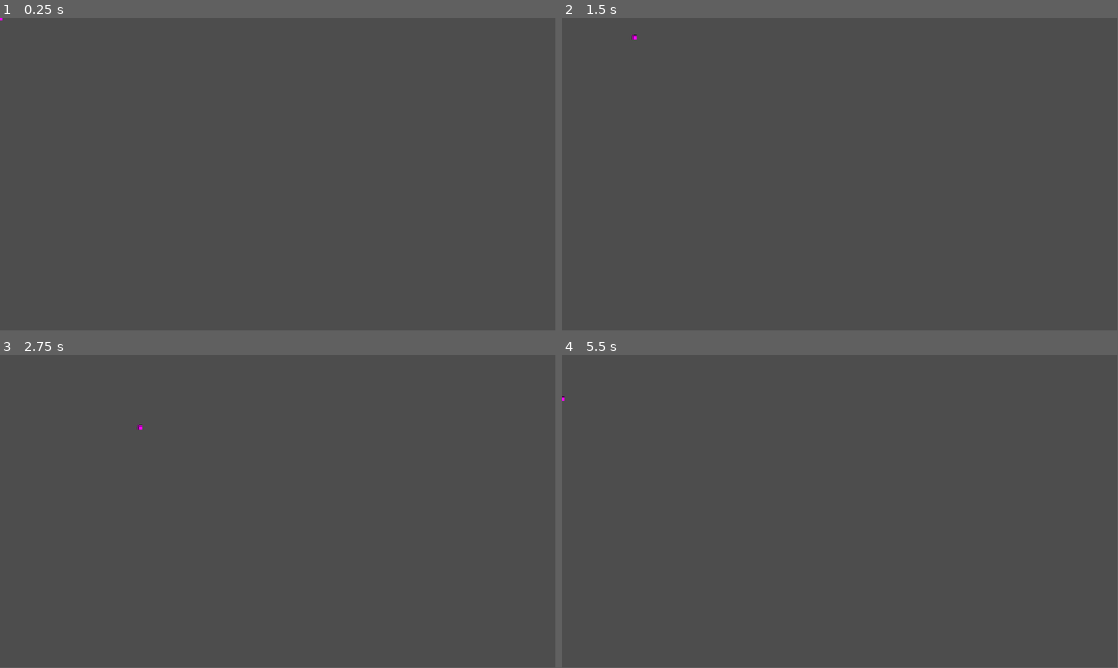
Above: before the commit, frames 1-4 (two rows, left to right).
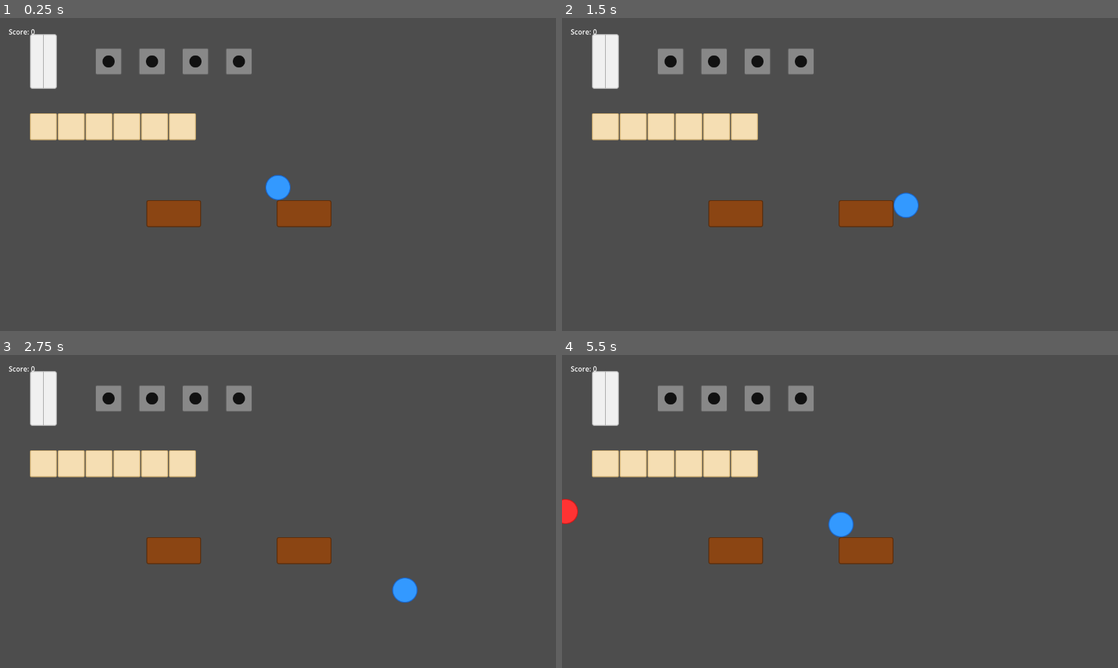
Above: after the commit, the same moments.

Repository: Grakvaloth/be-your-own-food
Game: Godot game, scene res://scenes/Main.tscn
Two runs of this game, one before a commit and one after it. Both use one fixed random seed, a clock stepped at 60 frames per second and the inputs below. Before the commit the project starts from res://game.tscn.
Inputs:
- Up to frame 1 (0.25 s): no input
- Up to frame 2 (1.5 s): tap Enter at 0.5 s; hold D (move_right, bound only after the commit) 0.53-1.28 s; tap E (interact, bound only after the commit) at 0.6, 1.35 s; hold S (move_down, bound only after the commit) from 1.28 s (still down)
- Up to frame 3 (2.75 s): release S (move_down, bound only after the commit) at 2.03 s; hold D (move_right, bound only after the commit) from 2.03 s (still down); tap E (interact, bound only after the commit) at 2.1 s
- Up to frame 4 (5.5 s): release D (move_right, bound only after the commit) at 2.78 s; hold W (move_up, bound only after the commit) 2.78-3.53 s; tap E (interact, bound only after the commit) every 0.75 s from 2.85 to 5.1 s; hold A (move_left, bound only after the commit) 3.53-5.03 s; hold S (move_down, bound only after the commit) from 5.03 s (still down)
In our replay, the window is 799x449 before the commit and 800x450 after it. These sizes can differ from the game's own. Grey fills any space a smaller window leaves; there, only what the larger window draws over its background counts as a difference.

The runs differ from the first frame. In frame 1, 6.9% of the frame differs, in the area x 0-60%, y 0-67%; in frame 2, 6.9%; in frame 3, 6.9%; in frame 4, 7.1%, in the area x 0-60%, y 3-67%.

Commit message:
Add restaurant MVP: scenes, assets, scripts and input config
- SVG placeholder graphics for all game objects
- Scene hierarchy: Main, Player, Guest, Stove, Table
- GDScript logic: WASD movement, cooking timer, guest state machine
- Score system (+10 per served guest), guest spawn every 30s
- Input actions: move_up/down/left/right + interact (E)
- Window size 1280x720, main scene set to scenes/Main.tscn

Co-Authored-By: Claude Sonnet 4.6 <noreply@anthropic.com>

Diff:
--- /dev/null
+++ b/assets/counter_1.svg
@@ -0,0 +1,3 @@
+<svg xmlns="http://www.w3.org/2000/svg" width="64" height="64">
+  <rect x="2" y="2" width="60" height="60" fill="#f5deb3" stroke="#c8a96e" stroke-width="2" rx="2"/>
+</svg>
--- /dev/null
+++ b/assets/counter_2.svg
@@ -0,0 +1,3 @@
+<svg xmlns="http://www.w3.org/2000/svg" width="64" height="64">
+  <rect x="2" y="2" width="60" height="60" fill="#f5deb3" stroke="#c8a96e" stroke-width="2" rx="2"/>
+</svg>
--- /dev/null
+++ b/assets/counter_3.svg
@@ -0,0 +1,3 @@
+<svg xmlns="http://www.w3.org/2000/svg" width="64" height="64">
+  <rect x="2" y="2" width="60" height="60" fill="#f5deb3" stroke="#c8a96e" stroke-width="2" rx="2"/>
+</svg>
--- /dev/null
+++ b/assets/counter_4.svg
@@ -0,0 +1,3 @@
+<svg xmlns="http://www.w3.org/2000/svg" width="64" height="64">
+  <rect x="2" y="2" width="60" height="60" fill="#f5deb3" stroke="#c8a96e" stroke-width="2" rx="2"/>
+</svg>
--- /dev/null
+++ b/assets/counter_5.svg
@@ -0,0 +1,3 @@
+<svg xmlns="http://www.w3.org/2000/svg" width="64" height="64">
+  <rect x="2" y="2" width="60" height="60" fill="#f5deb3" stroke="#c8a96e" stroke-width="2" rx="2"/>
+</svg>
--- /dev/null
+++ b/assets/counter_6.svg
@@ -0,0 +1,3 @@
+<svg xmlns="http://www.w3.org/2000/svg" width="64" height="64">
+  <rect x="2" y="2" width="60" height="60" fill="#f5deb3" stroke="#c8a96e" stroke-width="2" rx="2"/>
+</svg>
--- /dev/null
+++ b/assets/food_cooked.svg
@@ -0,0 +1,3 @@
+<svg xmlns="http://www.w3.org/2000/svg" width="32" height="32">
+  <rect x="2" y="8" width="28" height="16" fill="#8B4513" stroke="#5a2d0c" stroke-width="2" rx="3"/>
+</svg>
--- /dev/null
+++ b/assets/food_raw.svg
@@ -0,0 +1,3 @@
+<svg xmlns="http://www.w3.org/2000/svg" width="32" height="32">
+  <rect x="2" y="8" width="28" height="16" fill="#ffaaaa" stroke="#cc7777" stroke-width="2" rx="3"/>
+</svg>
--- /dev/null
+++ b/assets/fridge.svg
@@ -0,0 +1,4 @@
+<svg xmlns="http://www.w3.org/2000/svg" width="64" height="128">
+  <rect x="2" y="2" width="60" height="124" fill="#f0f0f0" stroke="#aaaaaa" stroke-width="2" rx="4"/>
+  <line x1="32" y1="2" x2="32" y2="126" stroke="#aaaaaa" stroke-width="2"/>
+</svg>
--- /dev/null
+++ b/assets/guest.svg
@@ -0,0 +1,3 @@
+<svg xmlns="http://www.w3.org/2000/svg" width="64" height="64">
+  <circle cx="32" cy="32" r="28" fill="#ff3333" stroke="#cc1a1a" stroke-width="2"/>
+</svg>
--- /dev/null
+++ b/assets/player.svg
@@ -0,0 +1,3 @@
+<svg xmlns="http://www.w3.org/2000/svg" width="64" height="64">
+  <circle cx="32" cy="32" r="28" fill="#3399ff" stroke="#1a66cc" stroke-width="2"/>
+</svg>
--- /dev/null
+++ b/assets/stove.svg
@@ -0,0 +1,4 @@
+<svg xmlns="http://www.w3.org/2000/svg" width="64" height="64">
+  <rect x="2" y="2" width="60" height="60" fill="#888888" stroke="#555555" stroke-width="2" rx="3"/>
+  <circle cx="32" cy="32" r="14" fill="#111111"/>
+</svg>
--- /dev/null
+++ b/assets/table.svg
@@ -0,0 +1,3 @@
+<svg xmlns="http://www.w3.org/2000/svg" width="128" height="64">
+  <rect x="2" y="2" width="124" height="60" fill="#8B4513" stroke="#5a2d0c" stroke-width="2" rx="4"/>
+</svg>
--- a/game.tscn
+++ /dev/null
@@ -1,7 +0,0 @@
-[gd_scene format=3 uid="uid://cf33hf73sumts"]
-
-[ext_resource type="PackedScene" uid="uid://cpjcokjrb7b5a" path="res://player.tscn" id="1_80nbo"]
-
-[node name="Game" type="Node2D" unique_id=1050145963]
-
-[node name="Player" parent="." unique_id=1096422897 instance=ExtResource("1_80nbo")]
--- a/player.gd
+++ /dev/null
@@ -1,21 +0,0 @@
-extends CharacterBody2D
-
-const SPEED = 200.0
-
-func _physics_process(delta):
-	var direction = Vector2.ZERO
-
-	if Input.is_key_pressed(KEY_D) or Input.is_key_pressed(KEY_RIGHT):
-		direction.x += 1
-	if Input.is_key_pressed(KEY_A) or Input.is_key_pressed(KEY_LEFT):
-		direction.x -= 1
-	if Input.is_key_pressed(KEY_S) or Input.is_key_pressed(KEY_DOWN):
-		direction.y += 1
-	if Input.is_key_pressed(KEY_W) or Input.is_key_pressed(KEY_UP):
-		direction.y -= 1
-
-	if direction != Vector2.ZERO:
-		direction = direction.normalized()
-
-	velocity = direction * SPEED
-	move_and_slide()
--- a/player.tscn
+++ /dev/null
@@ -1,17 +0,0 @@
-[gd_scene format=3 uid="uid://cpjcokjrb7b5a"]
-
-[ext_resource type="Script" uid="uid://ctigwex8ao5jp" path="res://player.gd" id="1_4flbx"]
-
-[sub_resource type="PlaceholderTexture2D" id="PlaceholderTexture2D_4flbx"]
-size = Vector2(10, 10)
-
-[sub_resource type="CapsuleShape2D" id="CapsuleShape2D_4flbx"]
-
-[node name="Player" type="CharacterBody2D" unique_id=1096422897]
-script = ExtResource("1_4flbx")
-
-[node name="Sprite2D" type="Sprite2D" parent="." unique_id=920969559]
-texture = SubResource("PlaceholderTexture2D_4flbx")
-
-[node name="CollisionShape2D" type="CollisionShape2D" parent="." unique_id=1947184627]
-shape = SubResource("CapsuleShape2D_4flbx")
--- a/project.godot
+++ b/project.godot
@@ -11,9 +11,46 @@
 [application]
 
 config/name="BeYourOwnFood"
-run/main_scene="uid://cf33hf73sumts"
+run/main_scene="res://scenes/Main.tscn"
 config/features=PackedStringArray("4.6", "Forward Plus")
 config/icon="res://icon.svg"
+
+[display]
+
+window/size/viewport_width=1280
+window/size/viewport_height=720
+
+[input]
+
+move_up={
+"deadzone": 0.5,
+"events": [Object(InputEventKey,"resource_local_to_scene":false,"resource_name":"","device":-1,"window_id":0,"alt_pressed":false,"shift_pressed":false,"ctrl_pressed":false,"meta_pressed":false,"pressed":false,"keycode":0,"physical_keycode":87,"key_label":0,"unicode":119,"location":0,"echo":false,"script":null)
+, Object(InputEventKey,"resource_local_to_scene":false,"resource_name":"","device":-1,"window_id":0,"alt_pressed":false,"shift_pressed":false,"ctrl_pressed":false,"meta_pressed":false,"pressed":false,"keycode":0,"physical_keycode":4194320,"key_label":0,"unicode":0,"location":0,"echo":false,"script":null)
+]
+}
+move_down={
+"deadzone": 0.5,
+"events": [Object(InputEventKey,"resource_local_to_scene":false,"resource_name":"","device":-1,"window_id":0,"alt_pressed":false,"shift_pressed":false,"ctrl_pressed":false,"meta_pressed":false,"pressed":false,"keycode":0,"physical_keycode":83,"key_label":0,"unicode":115,"location":0,"echo":false,"script":null)
+, Object(InputEventKey,"resource_local_to_scene":false,"resource_name":"","device":-1,"window_id":0,"alt_pressed":false,"shift_pressed":false,"ctrl_pressed":false,"meta_pressed":false,"pressed":false,"keycode":0,"physical_keycode":4194322,"key_label":0,"unicode":0,"location":0,"echo":false,"script":null)
+]
+}
+move_left={
+"deadzone": 0.5,
+"events": [Object(InputEventKey,"resource_local_to_scene":false,"resource_name":"","device":-1,"window_id":0,"alt_pressed":false,"shift_pressed":false,"ctrl_pressed":false,"meta_pressed":false,"pressed":false,"keycode":0,"physical_keycode":65,"key_label":0,"unicode":97,"location":0,"echo":false,"script":null)
+, Object(InputEventKey,"resource_local_to_scene":false,"resource_name":"","device":-1,"window_id":0,"alt_pressed":false,"shift_pressed":false,"ctrl_pressed":false,"meta_pressed":false,"pressed":false,"keycode":0,"physical_keycode":4194319,"key_label":0,"unicode":0,"location":0,"echo":false,"script":null)
+]
+}
+move_right={
+"deadzone": 0.5,
+"events": [Object(InputEventKey,"resource_local_to_scene":false,"resource_name":"","device":-1,"window_id":0,"alt_pressed":false,"shift_pressed":false,"ctrl_pressed":false,"meta_pressed":false,"pressed":false,"keycode":0,"physical_keycode":68,"key_label":0,"unicode":100,"location":0,"echo":false,"script":null)
+, Object(InputEventKey,"resource_local_to_scene":false,"resource_name":"","device":-1,"window_id":0,"alt_pressed":false,"shift_pressed":false,"ctrl_pressed":false,"meta_pressed":false,"pressed":false,"keycode":0,"physical_keycode":4194321,"key_label":0,"unicode":0,"location":0,"echo":false,"script":null)
+]
+}
+interact={
+"deadzone": 0.5,
+"events": [Object(InputEventKey,"resource_local_to_scene":false,"resource_name":"","device":-1,"window_id":0,"alt_pressed":false,"shift_pressed":false,"ctrl_pressed":false,"meta_pressed":false,"pressed":false,"keycode":0,"physical_keycode":69,"key_label":0,"unicode":101,"location":0,"echo":false,"script":null)
+]
+}
 
 [physics]
 
--- /dev/null
+++ b/scenes/Guest.tscn
@@ -0,0 +1,16 @@
+[gd_scene load_steps=4 format=3]
+
+[ext_resource type="Texture2D" path="res://assets/guest.svg" id="1_guest1"]
+[ext_resource type="Script" path="res://scripts/guest.gd" id="2_guest1"]
+
+[sub_resource type="CircleShape2D" id="CircleShape2D_guest1"]
+radius = 28.0
+
+[node name="Guest" type="CharacterBody2D"]
+script = ExtResource("2_guest1")
+
+[node name="Sprite2D" type="Sprite2D" parent="."]
+texture = ExtResource("1_guest1")
+
+[node name="CollisionShape2D" type="CollisionShape2D" parent="."]
+shape = SubResource("CircleShape2D_guest1")
--- /dev/null
+++ b/scenes/Main.tscn
@@ -0,0 +1,84 @@
+[gd_scene load_steps=14 format=3]
+
+[ext_resource type="PackedScene" path="res://scenes/Table.tscn" id="1_main1"]
+[ext_resource type="PackedScene" path="res://scenes/Stove.tscn" id="2_main1"]
+[ext_resource type="PackedScene" path="res://scenes/Player.tscn" id="3_main1"]
+[ext_resource type="Script" path="res://scripts/main.gd" id="4_main1"]
+[ext_resource type="Texture2D" path="res://assets/fridge.svg" id="5_main1"]
+[ext_resource type="Script" path="res://scripts/fridge.gd" id="6_main1"]
+[ext_resource type="Texture2D" path="res://assets/counter_1.svg" id="7_main1"]
+[ext_resource type="Texture2D" path="res://assets/counter_2.svg" id="8_main1"]
+[ext_resource type="Texture2D" path="res://assets/counter_3.svg" id="9_main1"]
+[ext_resource type="Texture2D" path="res://assets/counter_4.svg" id="10_main1"]
+[ext_resource type="Texture2D" path="res://assets/counter_5.svg" id="11_main1"]
+[ext_resource type="Texture2D" path="res://assets/counter_6.svg" id="12_main1"]
+
+[sub_resource type="RectangleShape2D" id="RectangleShape2D_main1"]
+size = Vector2(64, 128)
+
+[node name="Main" type="Node2D"]
+script = ExtResource("4_main1")
+
+[node name="Fridge" type="StaticBody2D" parent="."]
+position = Vector2(100, 100)
+script = ExtResource("6_main1")
+
+[node name="Sprite2D" type="Sprite2D" parent="Fridge"]
+texture = ExtResource("5_main1")
+
+[node name="CollisionShape2D" type="CollisionShape2D" parent="Fridge"]
+shape = SubResource("RectangleShape2D_main1")
+
+[node name="Stove1" parent="." instance=ExtResource("2_main1")]
+position = Vector2(250, 100)
+
+[node name="Stove2" parent="." instance=ExtResource("2_main1")]
+position = Vector2(350, 100)
+
+[node name="Stove3" parent="." instance=ExtResource("2_main1")]
+position = Vector2(450, 100)
+
+[node name="Stove4" parent="." instance=ExtResource("2_main1")]
+position = Vector2(550, 100)
+
+[node name="Table1" parent="." instance=ExtResource("1_main1")]
+position = Vector2(400, 450)
+
+[node name="Table2" parent="." instance=ExtResource("1_main1")]
+position = Vector2(700, 450)
+
+[node name="Counter1" type="Sprite2D" parent="."]
+position = Vector2(100, 250)
+texture = ExtResource("7_main1")
+
+[node name="Counter2" type="Sprite2D" parent="."]
+position = Vector2(164, 250)
+texture = ExtResource("8_main1")
+
+[node name="Counter3" type="Sprite2D" parent="."]
+position = Vector2(228, 250)
+texture = ExtResource("9_main1")
+
+[node name="Counter4" type="Sprite2D" parent="."]
+position = Vector2(292, 250)
+texture = ExtResource("10_main1")
+
+[node name="Counter5" type="Sprite2D" parent="."]
+position = Vector2(356, 250)
+texture = ExtResource("11_main1")
+
+[node name="Counter6" type="Sprite2D" parent="."]
+position = Vector2(420, 250)
+texture = ExtResource("12_main1")
+
+[node name="Player" parent="." instance=ExtResource("3_main1")]
+position = Vector2(640, 400)
+
+[node name="HUD" type="CanvasLayer" parent="."]
+
+[node name="ScoreLabel" type="Label" parent="HUD"]
+offset_left = 20.0
+offset_top = 20.0
+offset_right = 220.0
+offset_bottom = 50.0
+text = "Score: 0"
--- /dev/null
+++ b/scenes/Player.tscn
@@ -0,0 +1,24 @@
+[gd_scene load_steps=5 format=3]
+
+[ext_resource type="Texture2D" path="res://assets/player.svg" id="1_play1"]
+[ext_resource type="Script" path="res://scripts/player.gd" id="2_play1"]
+
+[sub_resource type="CircleShape2D" id="CircleShape2D_play1"]
+radius = 28.0
+
+[sub_resource type="CircleShape2D" id="CircleShape2D_play2"]
+radius = 60.0
+
+[node name="Player" type="CharacterBody2D"]
+script = ExtResource("2_play1")
+
+[node name="Sprite2D" type="Sprite2D" parent="."]
+texture = ExtResource("1_play1")
+
+[node name="CollisionShape2D" type="CollisionShape2D" parent="."]
+shape = SubResource("CircleShape2D_play1")
+
+[node name="InteractArea" type="Area2D" parent="."]
+
+[node name="CollisionShape2D" type="CollisionShape2D" parent="InteractArea"]
+shape = SubResource("CircleShape2D_play2")
--- /dev/null
+++ b/scenes/Stove.tscn
@@ -0,0 +1,16 @@
+[gd_scene load_steps=4 format=3]
+
+[ext_resource type="Texture2D" path="res://assets/stove.svg" id="1_stove1"]
+[ext_resource type="Script" path="res://scripts/stove.gd" id="2_stove1"]
+
+[sub_resource type="RectangleShape2D" id="RectangleShape2D_stove1"]
+size = Vector2(64, 64)
+
+[node name="Stove" type="StaticBody2D"]
+script = ExtResource("2_stove1")
+
+[node name="Sprite2D" type="Sprite2D" parent="."]
+texture = ExtResource("1_stove1")
+
+[node name="CollisionShape2D" type="CollisionShape2D" parent="."]
+shape = SubResource("RectangleShape2D_stove1")
--- /dev/null
+++ b/scenes/Table.tscn
@@ -0,0 +1,17 @@
+[gd_scene load_steps=3 format=3]
+
+[ext_resource type="Texture2D" path="res://assets/table.svg" id="1_table1"]
+
+[sub_resource type="RectangleShape2D" id="RectangleShape2D_table1"]
+size = Vector2(128, 64)
+
+[node name="Table" type="StaticBody2D"]
+
+[node name="Sprite2D" type="Sprite2D" parent="."]
+texture = ExtResource("1_table1")
+
+[node name="CollisionShape2D" type="CollisionShape2D" parent="."]
+shape = SubResource("RectangleShape2D_table1")
+
+[node name="SeatPoint" type="Marker2D" parent="."]
+position = Vector2(0, 48)
--- /dev/null
+++ b/scripts/fridge.gd
@@ -0,0 +1,4 @@
+extends StaticBody2D
+
+func on_player_interact(player: CharacterBody2D) -> void:
+	player.pick_up("food_raw")
--- /dev/null
+++ b/scripts/guest.gd
@@ -0,0 +1,53 @@
+extends CharacterBody2D
+
+enum State { ENTERING, WAITING, WALKING_TO_TABLE, EATING, LEAVING }
+
+const SPEED := 120.0
+
+var state := State.ENTERING
+var current_order := "food_cooked"
+var assigned_table: Node = null
+
+func _ready() -> void:
+	_walk_target = Vector2(150, 360)
+
+var _walk_target := Vector2.ZERO
+
+func _physics_process(_delta: float) -> void:
+	match state:
+		State.ENTERING, State.WALKING_TO_TABLE, State.LEAVING:
+			_step_toward(_walk_target)
+		State.WAITING, State.EATING:
+			velocity = Vector2.ZERO
+			move_and_slide()
+
+func _step_toward(pos: Vector2) -> void:
+	var diff := pos - global_position
+	if diff.length() < 8.0:
+		velocity = Vector2.ZERO
+		move_and_slide()
+		_on_reached()
+	else:
+		velocity = diff.normalized() * SPEED
+		move_and_slide()
+
+func _on_reached() -> void:
+	match state:
+		State.ENTERING:
+			state = State.WAITING
+		State.WALKING_TO_TABLE:
+			state = State.EATING
+		State.LEAVING:
+			get_parent().guest_served(self)
+
+func on_player_interact(player: CharacterBody2D) -> void:
+	match state:
+		State.WAITING:
+			if assigned_table != null:
+				_walk_target = assigned_table.get_node("SeatPoint").global_position
+				state = State.WALKING_TO_TABLE
+		State.EATING:
+			if player.carried_item == current_order:
+				player.drop()
+				state = State.LEAVING
+				_walk_target = Vector2(-80, 360)
--- /dev/null
+++ b/scripts/main.gd
@@ -0,0 +1,36 @@
+extends Node2D
+
+const SPAWN_INTERVAL := 30.0
+const MAX_GUESTS := 2
+const POINTS_PER_GUEST := 10
+
+var score := 0
+var _guests: Array = []
+var _free_tables: Array = []
+var _spawn_timer := 5.0
+
+func _ready() -> void:
+	_free_tables = [$Table1, $Table2]
+	$HUD/ScoreLabel.text = "Score: 0"
+
+func _process(delta: float) -> void:
+	if _guests.size() < MAX_GUESTS and _free_tables.size() > 0:
+		_spawn_timer -= delta
+		if _spawn_timer <= 0.0:
+			_spawn_guest()
+			_spawn_timer = SPAWN_INTERVAL
+
+func _spawn_guest() -> void:
+	var g: CharacterBody2D = preload("res://scenes/Guest.tscn").instantiate()
+	g.assigned_table = _free_tables.pop_front()
+	g.global_position = Vector2(-50, 360)
+	add_child(g)
+	_guests.append(g)
+
+func guest_served(guest: CharacterBody2D) -> void:
+	score += POINTS_PER_GUEST
+	$HUD/ScoreLabel.text = "Score: " + str(score)
+	if guest.assigned_table != null:
+		_free_tables.append(guest.assigned_table)
+	_guests.erase(guest)
+	guest.queue_free()
--- /dev/null
+++ b/scripts/player.gd
@@ -0,0 +1,29 @@
+extends CharacterBody2D
+
+const SPEED := 200.0
+var carried_item := ""
+
+func _physics_process(_delta: float) -> void:
+	velocity = Input.get_vector("move_left", "move_right", "move_up", "move_down") * SPEED
+	move_and_slide()
+	if Input.is_action_just_pressed("interact"):
+		_interact()
+
+func pick_up(item_name: String) -> void:
+	if carried_item == "":
+		carried_item = item_name
+
+func drop() -> String:
+	var item := carried_item
+	carried_item = ""
+	return item
+
+func _interact() -> void:
+	for body in $InteractArea.get_overlapping_bodies():
+		if body != self and body.has_method("on_player_interact"):
+			body.on_player_interact(self)
+			return
+	for area in $InteractArea.get_overlapping_areas():
+		if area.has_method("on_player_interact"):
+			area.on_player_interact(self)
+			return
--- /dev/null
+++ b/scripts/stove.gd
@@ -0,0 +1,20 @@
+extends StaticBody2D
+
+const COOK_TIME := 5.0
+
+var _item := ""
+var _timer := 0.0
+
+func _process(delta: float) -> void:
+	if _item == "food_raw":
+		_timer -= delta
+		if _timer <= 0.0:
+			_item = "food_cooked"
+
+func on_player_interact(player: CharacterBody2D) -> void:
+	if _item == "" and player.carried_item == "food_raw":
+		_item = player.drop()
+		_timer = COOK_TIME
+	elif _item == "food_cooked" and player.carried_item == "":
+		player.pick_up(_item)
+		_item = ""
Not shown, added: assets/counter_1.svg.import
Not shown, added: assets/counter_2.svg.import
Not shown, added: assets/counter_3.svg.import
Not shown, added: assets/counter_4.svg.import
Not shown, added: assets/counter_5.svg.import
Not shown, added: assets/counter_6.svg.import
Not shown, added: assets/food_cooked.svg.import
Not shown, added: assets/food_raw.svg.import
Not shown, added: assets/fridge.svg.import
Not shown, added: assets/guest.svg.import
Not shown, added: assets/player.svg.import
Not shown, added: assets/stove.svg.import
(and 6 more such lines)
